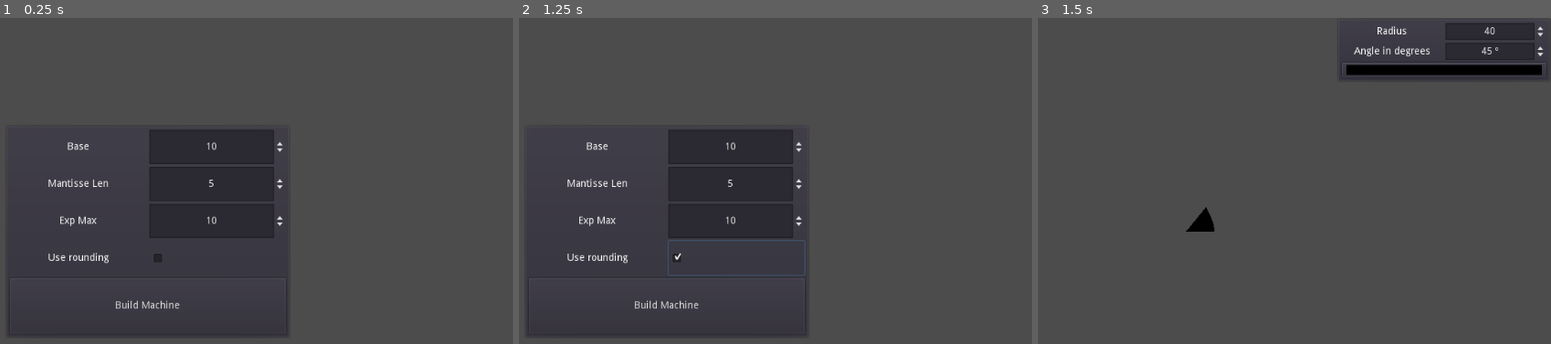
Above: before the commit, frames 1-3 (left to right).
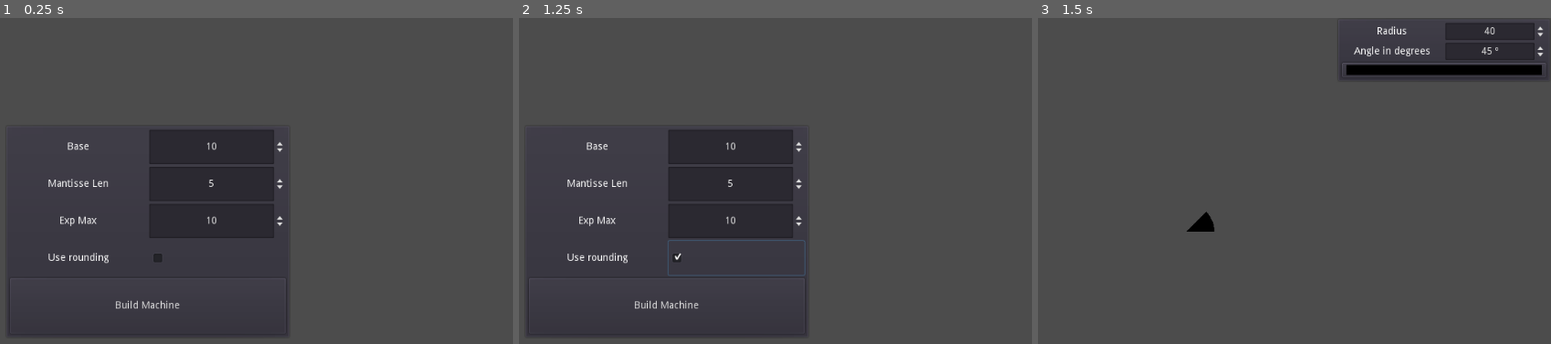
Above: after the commit, the same moments.

Repository: mhco0/TAAL
Game: Godot game, scene res://scenes/build_machine.tscn
The game is run twice, just before and just after one commit, with the same random seed, the same clock (stepped at 60 frames per second) and the same inputs.
Inputs (mouse positions are in pixels of both pictures, inside the frame that each line leads up to):
- Up to frame 1 (0.25 s): no input
- Up to frame 2 (1.25 s): click (734, 259) at 0.5 s
- Up to frame 3 (1.5 s): click "Build Machine" at 1.25 s

Frames 1-2 are identical in both runs. In frame 3, less than 0.1% of the frame differs, in the area x 28-34%, y 57-66%.

Commit message:
Fix mult signal #2

Diff:
--- a/scripts/machine.gd
+++ b/scripts/machine.gd
@@ -174,8 +174,8 @@
 func mult(n1: MachineNumber, n2: MachineNumber) -> MachineNumber:
 	n1 = MachineNumber.new(n1._base, PoolByteArray(n1._mantisse), n1._exp, n1._sign)
 	n2 = MachineNumber.new(n2._base, PoolByteArray(n2._mantisse), n2._exp, n2._sign)
-	var n3: MachineNumber = MachineNumber.new(n1._base, PoolByteArray(n1._mantisse), \
-												0, int(n1._sign) ^ int(n2._sign))
+	var signa: bool = int(n1._sign) ^ int(n2._sign)
+	var n3: MachineNumber = MachineNumber.new(n1._base, PoolByteArray(n1._mantisse), 0, false)
 	n2._sign = 0
 	n3.shift(_mantisse_len)
 	#print("multiply %f %f"%[to_float(n1), to_float(n2)])
@@ -196,7 +196,7 @@
 			n4.normalize()
 
 			n3 = self.add(n3, n4)
-
+	n3._sign = signa
 	n3.normalize()
 
 	return n3
